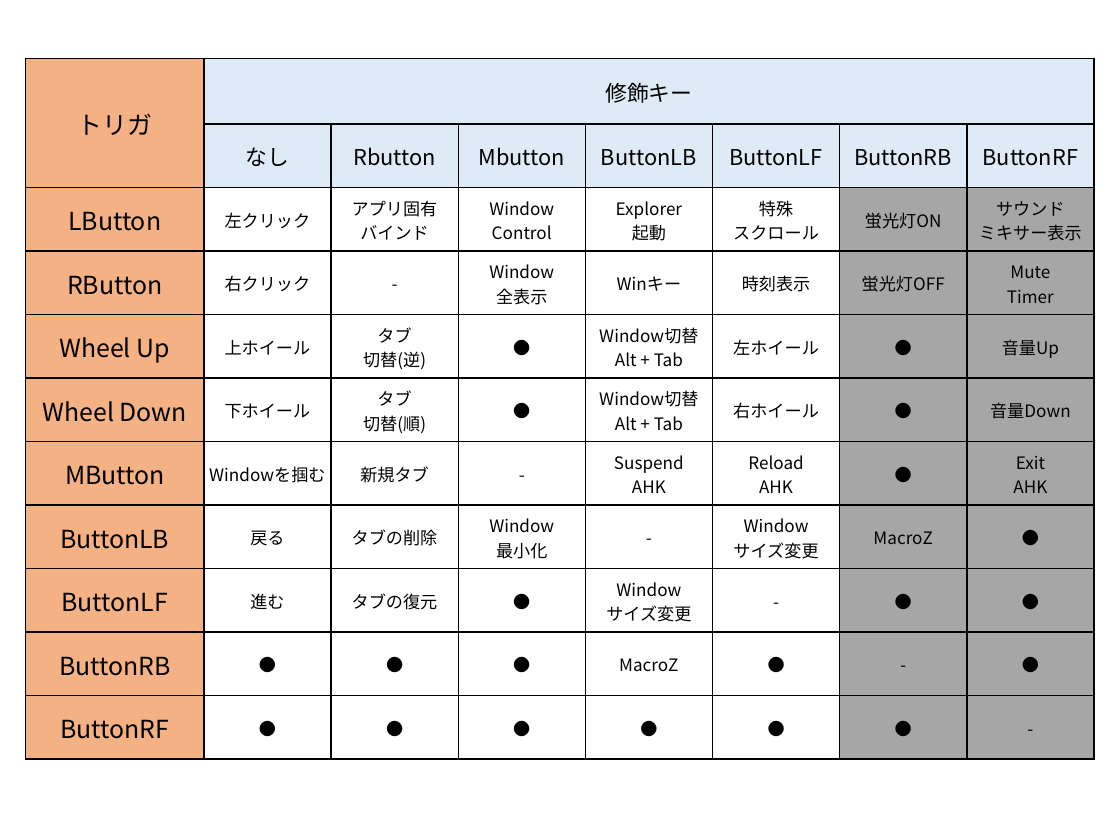
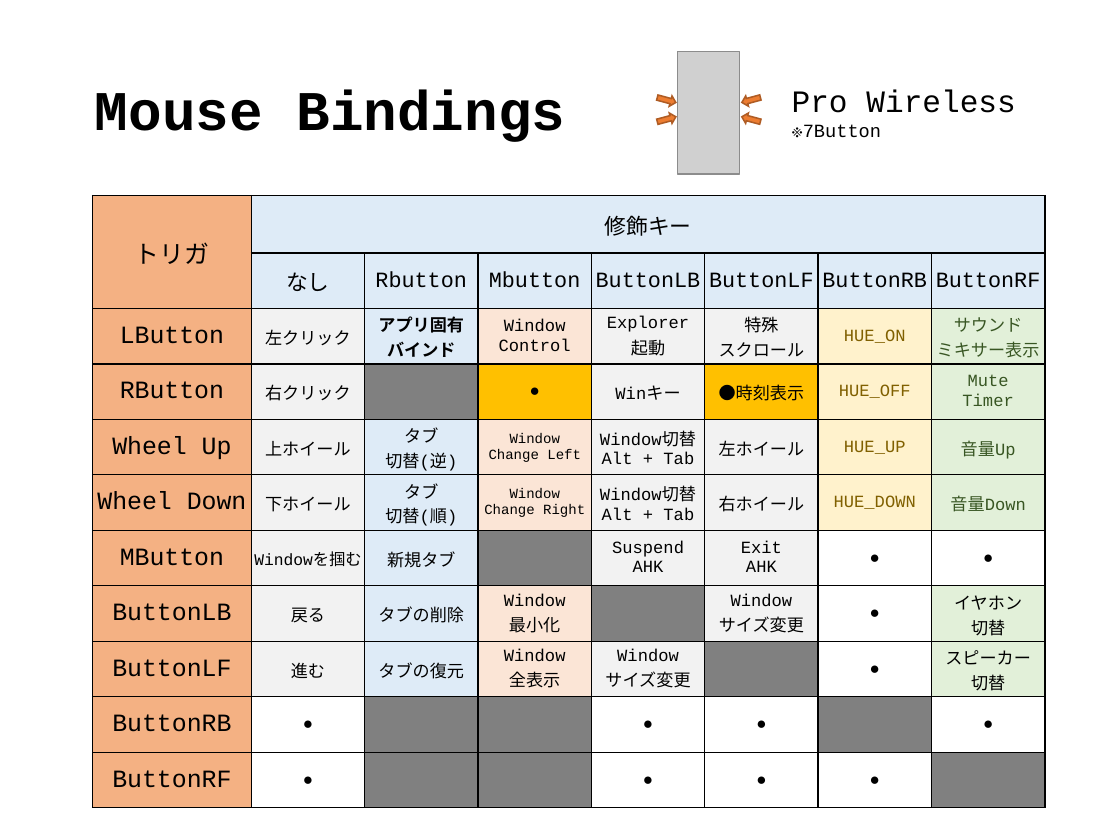
Before and after one commit to ittooo66/myAHK, a slide deck: slide 11 of MANUAL.pptx (slide 14 before the commit). Drawn at 1120x840 pixels with LibreOffice and Linux fonts; fonts in the diff are those of the drawing; grey boxes stand for pictures. Boxes give left, top, right and bottom in pixels: in the first picture for what was removed or moved away, otherwise in the second. Text is boxed around its words. In the diff, an @@ line names an element or a change of style, - is before the commit and + after.

```diff
--- a/MANUAL.pptx
+++ b/MANUAL.pptx
@@ title added at [95,90,566,142], 36 pt, text #000000, bold @@
+Mouse Bindings
@@ group added at [656,52,1015,174]: 4 down arrows, 1 picture, 1 text @@
+Pro Wireless
+※7Button
@@ table at [93,196,1044,809] @@
-row 3, column 7: 蛍光灯ON
+row 3, column 7: HUE_ON
-row 4: RButton | 右クリック | - | Window / 全表示 | Winキー | 時刻表示 | 蛍光灯OFF | Mute / Timer
+row 4: RButton | 右クリック |  | ● | Winキー | ●時刻表示 | HUE_OFF | Mute / Timer
-row 5, column 4: ●
+row 5, column 4: Window / Change Left
-row 5, column 7: ●
+row 5, column 7: HUE_UP
-row 6, column 4: ●
+row 6, column 4: Window / Change Right
-row 6, column 7: ●
+row 6, column 7: HUE_DOWN
-row 7: MButton | Windowを掴む | 新規タブ | - | Suspend / AHK | Reload / AHK | ● | Exit / AHK
+row 7: MButton | Windowを掴む | 新規タブ |  | Suspend / AHK | Exit / AHK | ● | ●
-row 8: ButtonLB | 戻る | タブの削除 | Window / 最小化 | - | Window / サイズ変更 | MacroZ | ●
+row 8: ButtonLB | 戻る | タブの削除 | Window / 最小化 |  | Window / サイズ変更 | ● | イヤホン / 切替
-row 9: ButtonLF | 進む | タブの復元 | ● | Window / サイズ変更 | - | ● | ●
+row 9: ButtonLF | 進む | タブの復元 | Window / 全表示 | Window / サイズ変更 |  | ● | スピーカー / 切替
-row 10: ButtonRB | ● | ● | ● | MacroZ | ● | - | ●
+row 10: ButtonRB | ● |  |  | ● | ● |  | ●
-row 11: ButtonRF | ● | ● | ● | ● | ● | ● | -
+row 11: ButtonRF | ● |  |  | ● | ● | ● | 
@@ fill none to #F2F2F2 in 16 cells @@
@@ fill none to #DEEBF7 in 6 cells @@
@@ fill none to #FBE5D6 in 5 cells @@
@@ fill #FFFFFF to #F2F2F2 in 2 cells @@
@@ fill #A6A6A6 to #FFF2CC in 4 cells @@
@@ fill #A6A6A6 to #E2F0D9 in 6 cells @@
@@ fill none to #808080 in 8 cells @@
@@ fill none to #FFC000 in 2 cells @@
@@ fill #A6A6A6 to none in 6 cells @@
@@ fill #A6A6A6 to #808080 in 2 cells @@
@@ font Noto Sans CJK JP to Courier New in "トリガ", "修飾キー", "なし", "Rbutton" and 65 more places @@
@@ bold on in "アプリ固有", "バインド" @@
@@ text colour #000000 to #385723 in "サウンド", "ミキサー表示", "Mute", "Timer" and 2 more places @@
@@ size 11 to 10.5 pt in "Windowを掴む" @@
@@ table: place and size @@
-table at [26,58,1098,759]
+table at [93,196,1044,809]
```
Also in this commit, not shown: 11 other slides changed, 4 slides removed.
